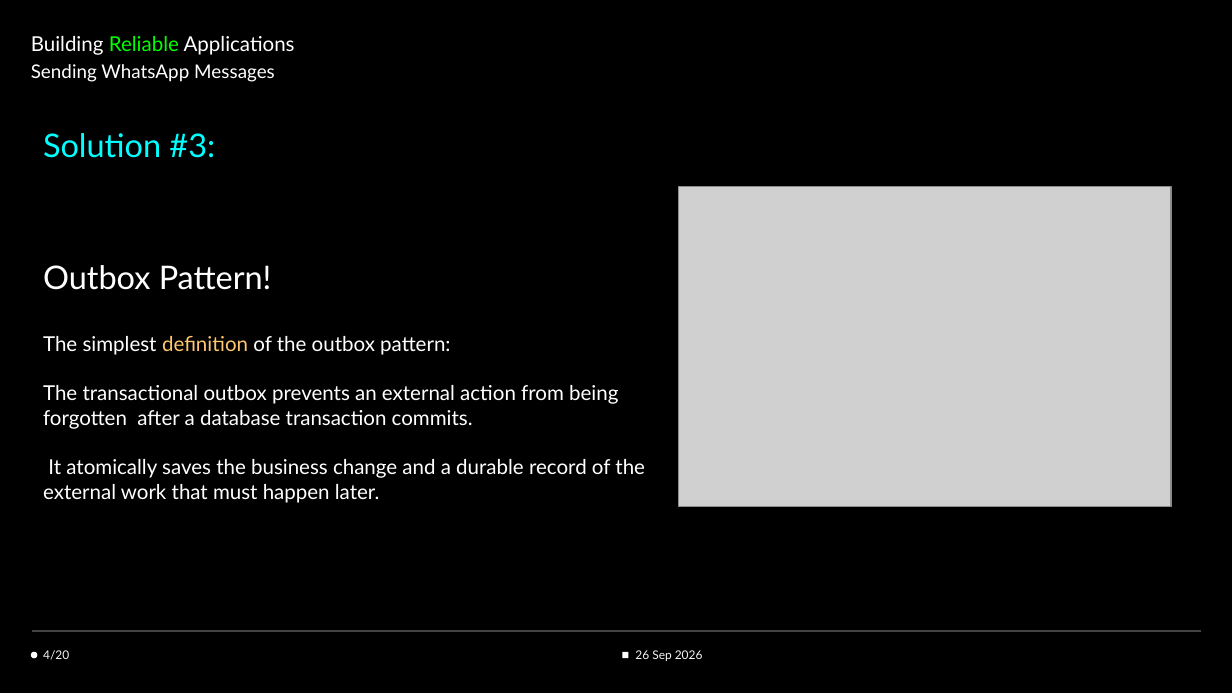
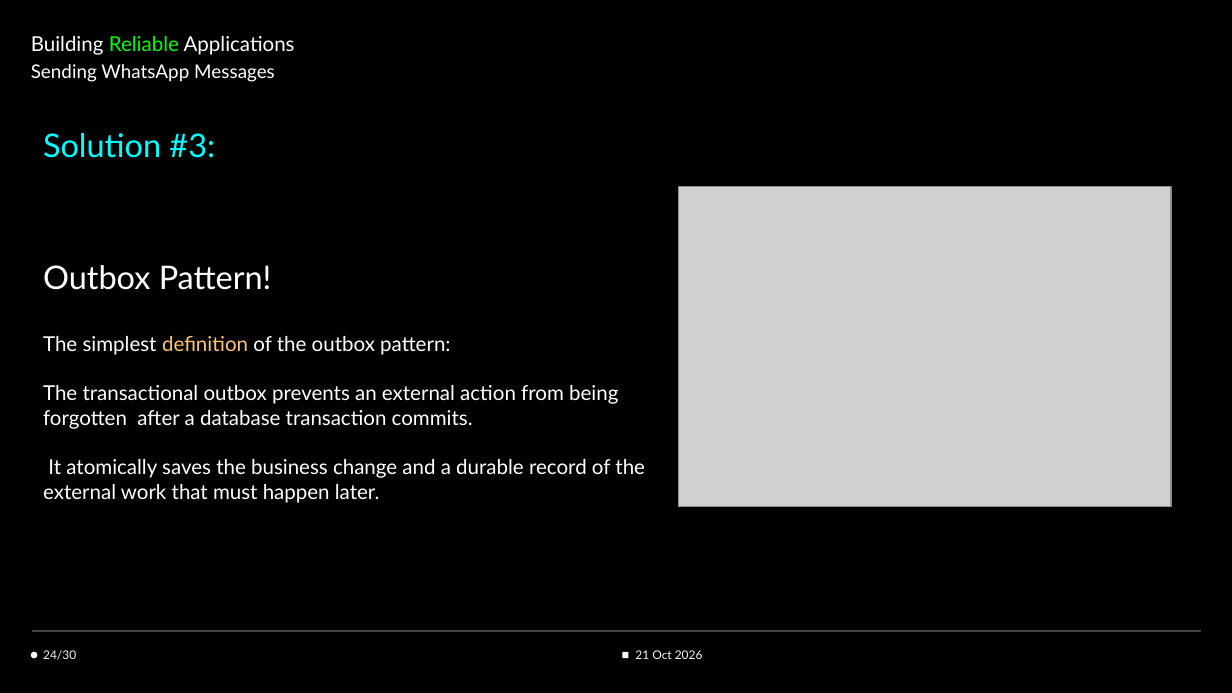
Before and after one commit to mo-waseem/realiable_app, a slide deck: slide 24 of Building Reliable Applications.pptx. Drawn at 1232x693 pixels with LibreOffice and Linux fonts; fonts in the diff are those of the drawing; grey boxes stand for pictures. Boxes give left, top, right and bottom in pixels: in the first picture for what was removed or moved away, otherwise in the second. Text is boxed around its words. In the diff, an @@ line names an element or a change of style, - is before the commit and + after.

```diff
--- a/Building Reliable Applications.pptx
+++ b/Building Reliable Applications.pptx
@@ subtitle at (43, 650, 76, 660): text changed @@
-4/20
+24/30
@@ subtitle at (635, 650, 703, 659): text changed @@
-26 Sep 2026
+21 Oct 2026
```
Also in this commit, not shown: 29 other slides changed, 7 other files.
